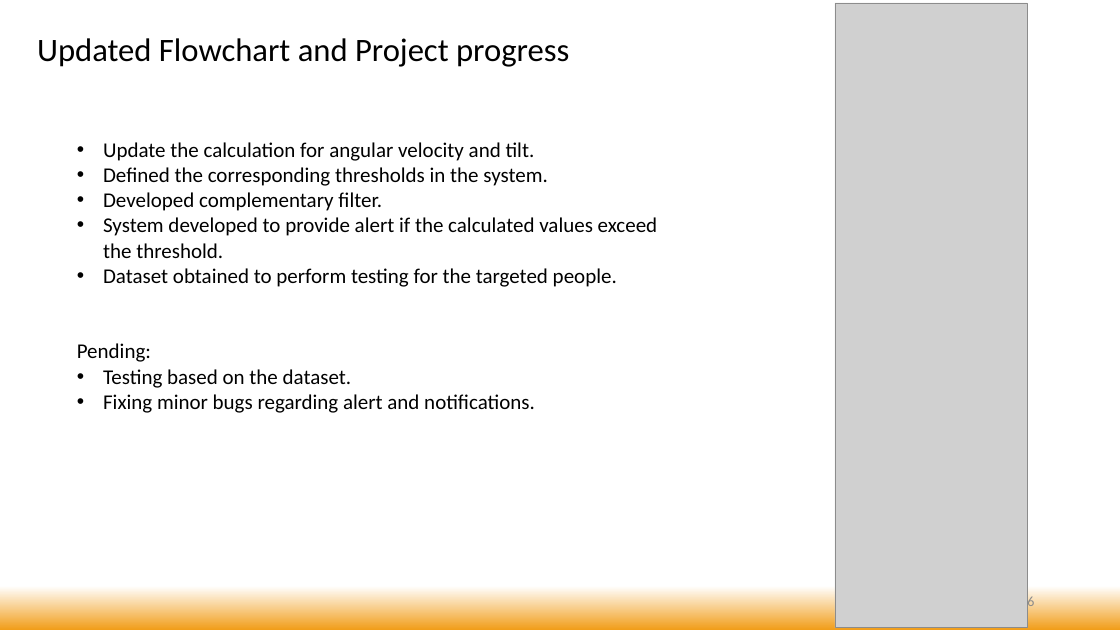
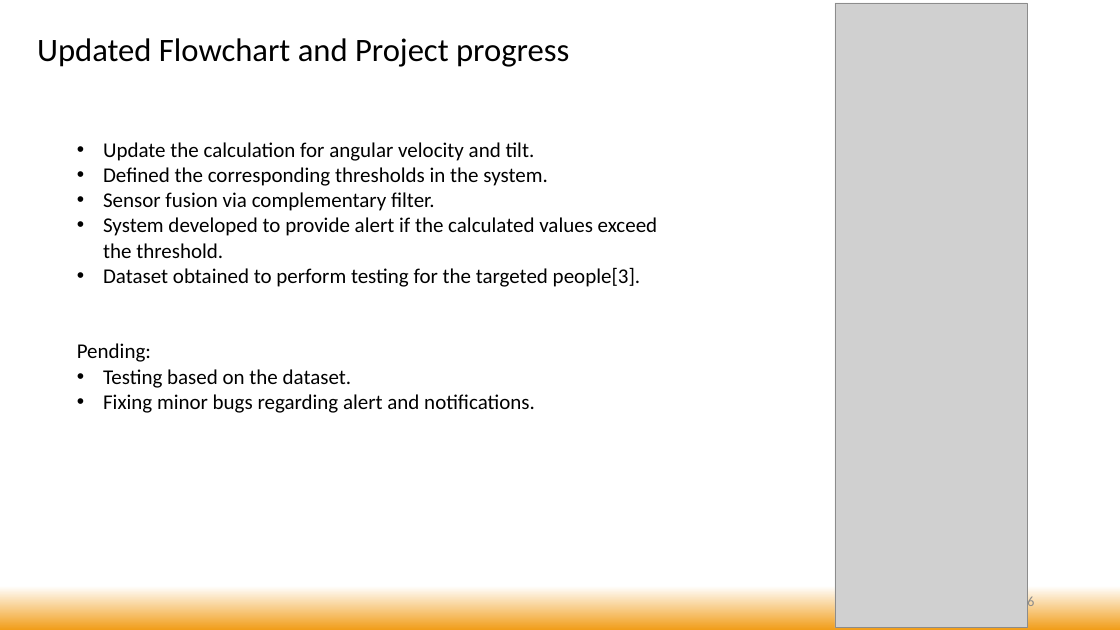
Before and after one commit to bhatvineeth/FallDetectionSystem, a slide deck: slide 6 of Documents/Presentation 4.pptx. Drawn at 1120x630 pixels with LibreOffice and Linux fonts; fonts in the diff are those of the drawing; grey boxes stand for pictures. Boxes give left, top, right and bottom in pixels: in the first picture for what was removed or moved away, otherwise in the second. Text is boxed around its words. In the diff, an @@ line names an element or a change of style, - is before the commit and + after.

```diff
--- a/Documents/Presentation 4.pptx
+++ b/Documents/Presentation 4.pptx
@@ text at (103, 192, 435, 211): text changed @@
-• Developed complementary filter.
+• Sensor fusion via complementary filter.
@@ text at (103, 267, 641, 287): text changed @@
-• Dataset obtained to perform testing for the targeted people.
+• Dataset obtained to perform testing for the targeted people[3].
```
Also in this commit, not shown: 1 other slide changed.
